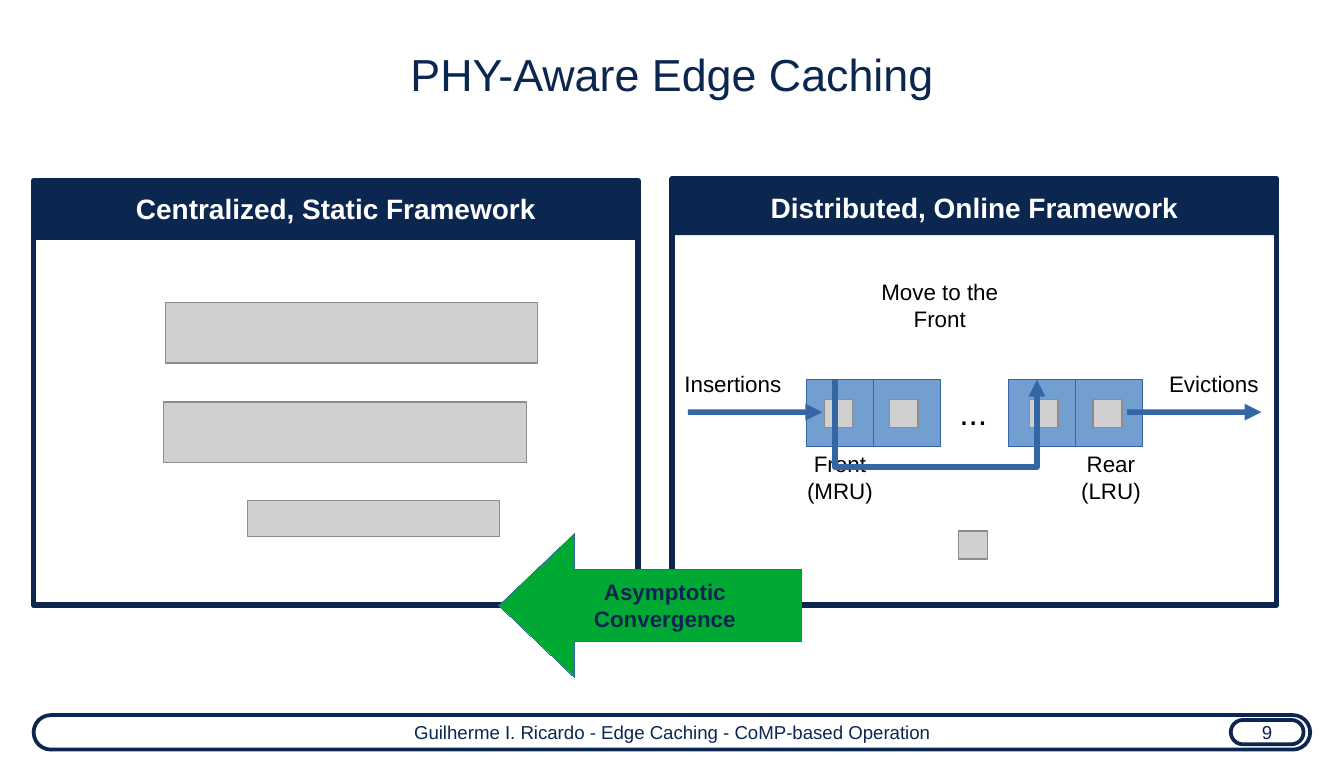
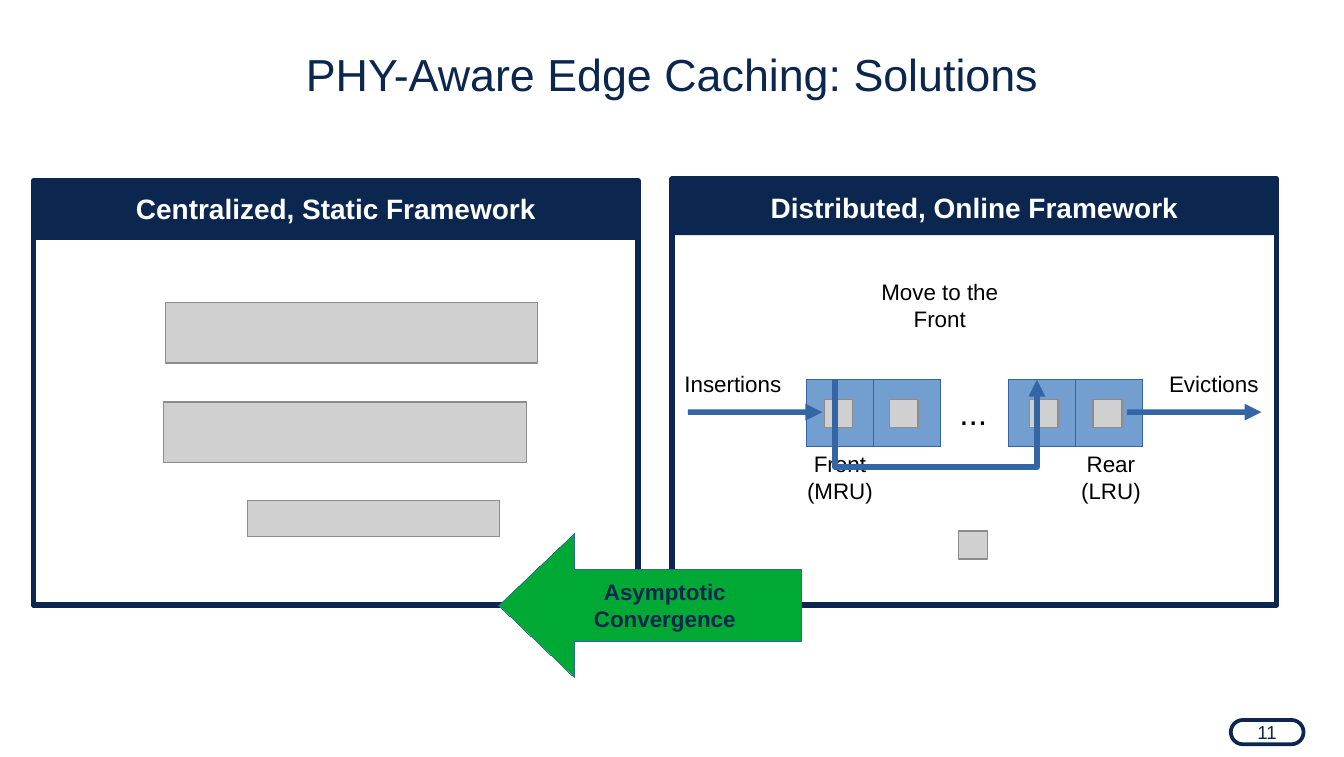
Before and after one commit to guilhermeir/mcf, a slide deck: slide 12 of ensea_background.odp. Drawn at 1344x757 pixels with LibreOffice and Linux fonts; fonts in the diff are those of the drawing; grey boxes stand for pictures. Boxes give left, top, right and bottom in pixels: in the first picture for what was removed or moved away, otherwise in the second. Text is boxed around its words. In the diff, an @@ line names an element or a change of style, - is before the commit and + after.

```diff
--- a/ensea_background.odp
+++ b/ensea_background.odp
@@ title at [306,58,1038,100]: text changed @@
-PHY-Aware Edge Caching
+PHY-Aware Edge Caching: Solutions
@@ rounded rectangle removed at [34,715,1310,750] @@
-Guilherme I. Ricardo - Edge Caching - CoMP-based Operation
@@ text in rounded rectangle at [1257,726,1276,744]: text changed @@
-9
+11
```
Also in this commit, not shown: 17 other slides changed, 1 slide added, 4 slides removed, 5 other files.
